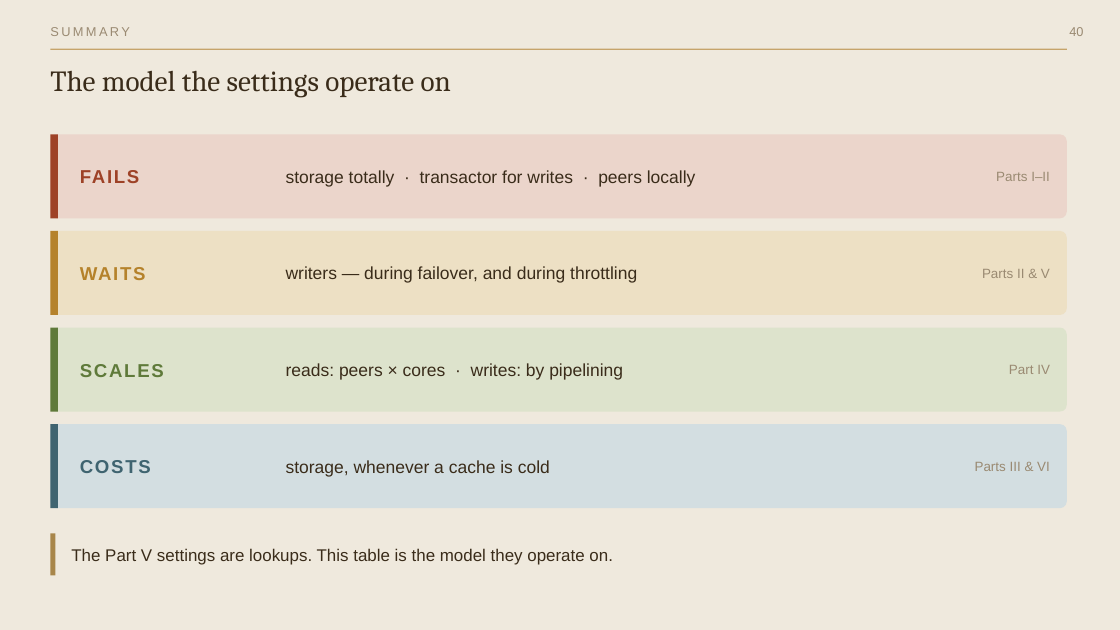
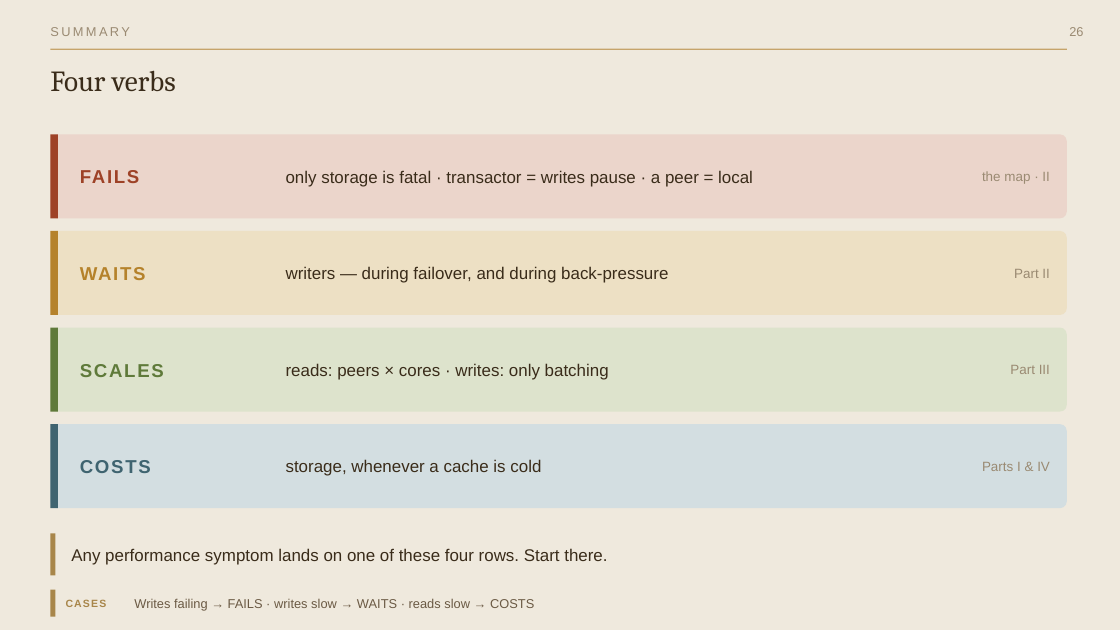
Before and after one commit to 4coders-com-br/datomic-model, a slide deck: slide 26 of datomic-at-scale.pptx (slide 40 before the commit). Drawn at 1120x630 pixels with LibreOffice and Linux fonts; fonts in the diff are those of the drawing. Boxes give left, top, right and bottom in pixels: in the first picture for what was removed or moved away, otherwise in the second. Text is boxed around its words. In the diff, an @@ line names an element or a change of style, - is before the commit and + after.

Commit message:
Simplify Datomic at Scale into a slides-only class
- 27-slide deck (was 42): four topics — reads, writes, parallelism,
  caches — each as basics -> one easy example -> the main catches;
  pptx regenerated from the reworked deck.js, markdown deck to match.
- Preclass brief: nothing to install or run; assumes only the
  Production class vocabulary.
- Drop the REPL labs (src/datomic_ops/labs.clj) — the class no longer
  has hands-on labs; infra/HA files stay as optional extras.
- README: class blurb and file list updated to match.

```diff
--- a/datomic-at-scale.pptx
+++ b/datomic-at-scale.pptx
@@ text at <box>1069,27,1083,36</box>: text changed @@
-40
+26
@@ text at <box>50,70,176,91</box>: text changed @@
-The model the settings operate on
+Four verbs
@@ text at <box>286,170,753,187</box>: text changed; size 15 to 14.5 pt @@
-storage totally · transactor for writes · peers locally
+only storage is fatal · transactor = writes pause · a peer = local
@@ text at <box>982,172,1049,184</box>: text changed @@
-Parts I–II
+the map · II
@@ text at <box>286,266,668,283</box>: text changed; size 15 to 14.5 pt @@
-writers — during failover, and during throttling
+writers — during failover, and during back-pressure
@@ text at <box>1014,269,1049,278</box>: text changed @@
-Parts II & V
+Part II
@@ text at <box>286,363,609,380</box>: text changed; size 15 to 14.5 pt @@
-reads: peers × cores · writes: by pipelining
+reads: peers × cores · writes: only batching
@@ text at <box>1010,365,1050,374</box>: text changed @@
-Part IV
+Part III
@@ text "storage, whenever a cache is ..." at <box>286,459,541,476</box>: size 15 to 14.5 pt @@
@@ text at <box>982,462,1050,471</box>: text changed @@
-Parts III & VI
+Parts I & IV
@@ text at <box>71,548,607,565</box>: text changed @@
-The Part V settings are lookups. This table is the model they operate on.
+Any performance symptom lands on one of these four rows. Start there.
@@ rectangle added at <box>50,590,55,617</box>, fill #A8864A @@
@@ text added at <box>66,599,107,607</box>, 9 pt, text #A8864A, bold @@
+CASES
@@ text added at <box>134,599,534,611</box>, 11 pt, text #6B5A44 @@
+Writes failing → FAILS · writes slow → WAITS · reads slow → COSTS
```
Also in this commit, not shown: 4 other slides changed, 22 slides added, 36 slides removed, 5 other files.
